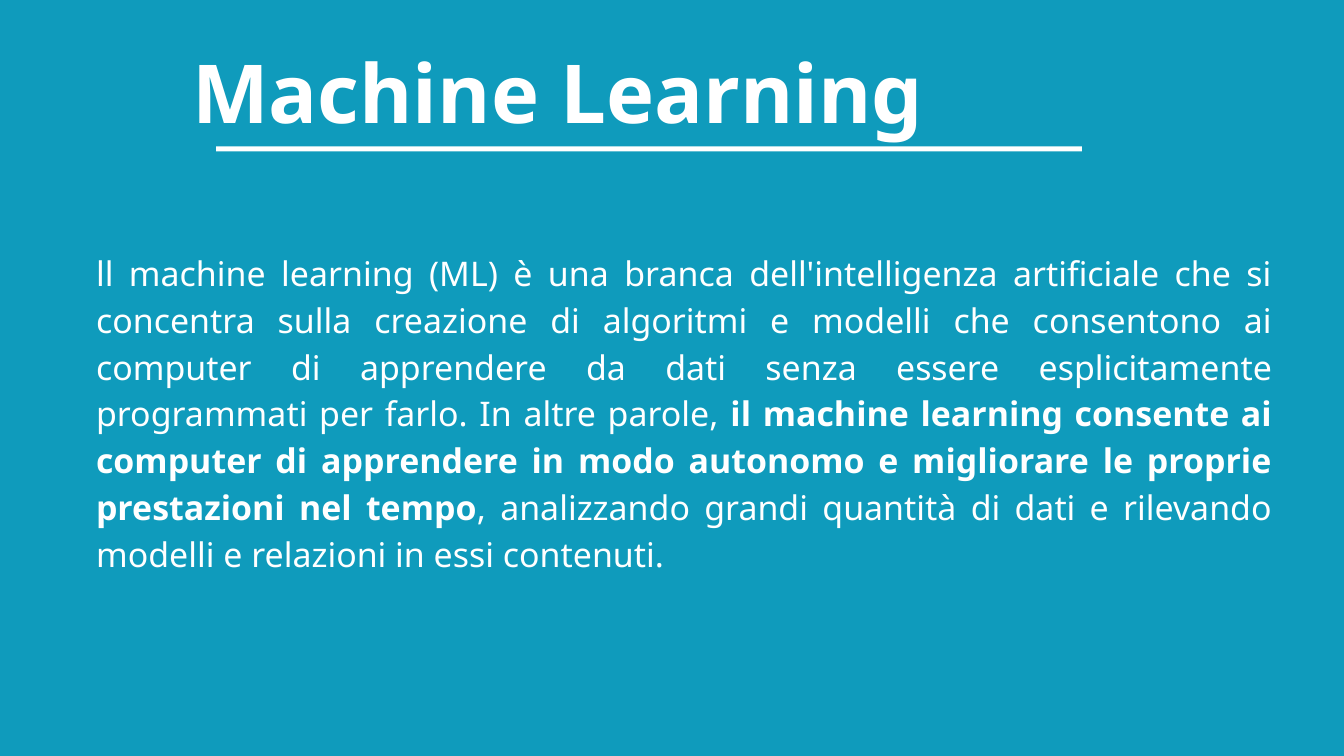
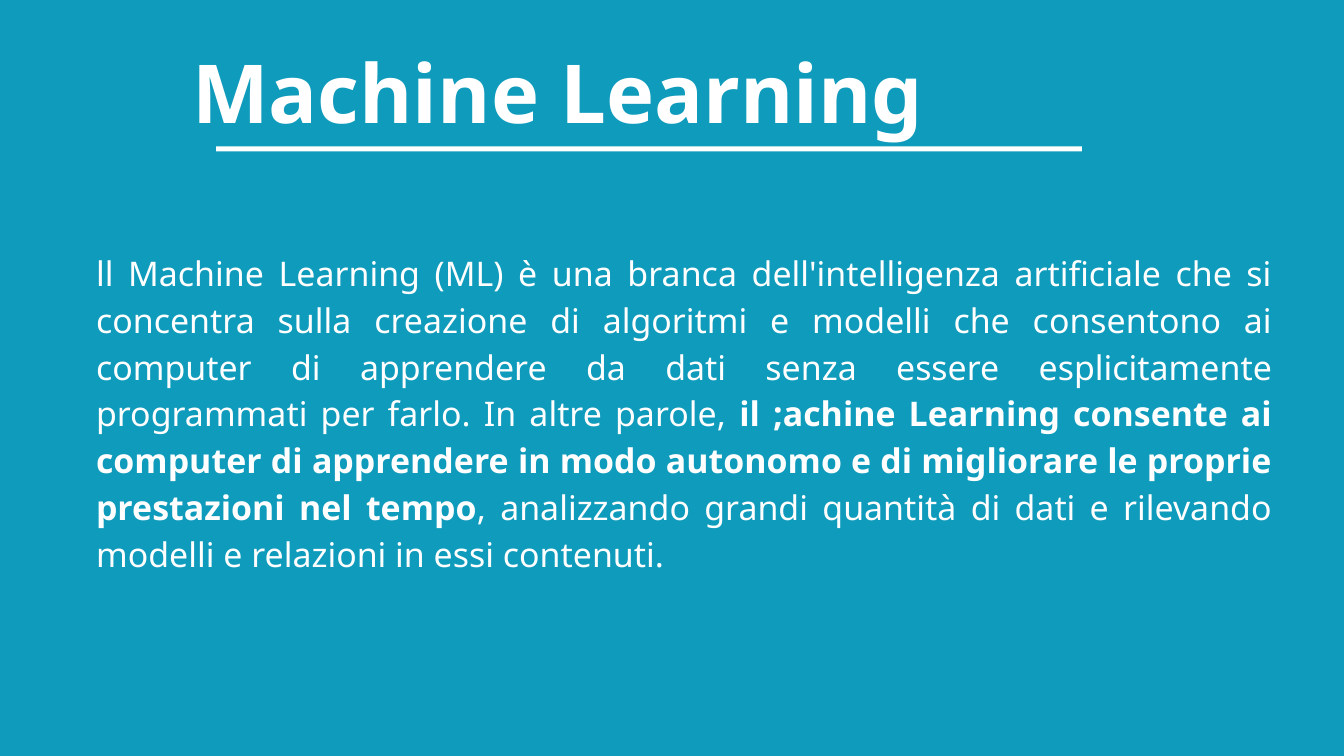
Before and after one commit to pal-dev-labs/Artificial-Intelligence-with-Python, a slide deck: slide 3 of presentazioni/AI-with-Python-lezione-8.odp. Drawn at 1344x756 pixels with LibreOffice and Linux fonts; fonts in the diff are those of the drawing. Boxes give left, top, right and bottom in pixels: in the first picture for what was removed or moved away, otherwise in the second. Text is boxed around its words. In the diff, an @@ line names an element or a change of style, - is before the commit and + after.

```diff
--- a/presentazioni/AI-with-Python-lezione-8.odp
+++ b/presentazioni/AI-with-Python-lezione-8.odp
@@ subtitle at (96, 260, 1272, 568): text changed @@
-ll machine learning (ML) è una branca dell'intelligenza artificiale che si concentra sulla creazione di algoritmi e modelli che consentono ai computer di apprendere da dati senza essere esplicitamente programmati per farlo. In altre parole, il machine learning consente ai computer di apprendere in modo autonomo e migliorare le proprie prestazioni nel tempo, analizzando grandi quantità di dati e rilevando modelli e relazioni in essi contenuti.
+ll Machine Learning (ML) è una branca dell'intelligenza artificiale che si concentra sulla creazione di algoritmi e modelli che consentono ai computer di apprendere da dati senza essere esplicitamente programmati per farlo. In altre parole, il ;achine Learning consente ai computer di apprendere in modo autonomo e di migliorare le proprie prestazioni nel tempo, analizzando grandi quantità di dati e rilevando modelli e relazioni in essi contenuti.
```
Also in this commit, not shown: 4 other slides changed, 4 slides added, 2 other files.
